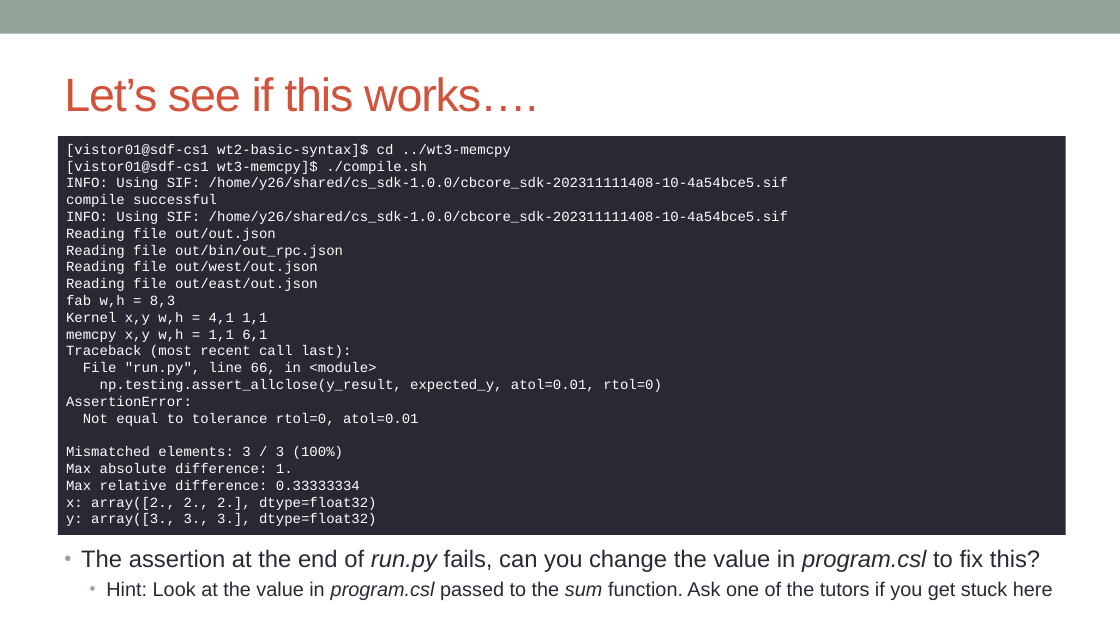
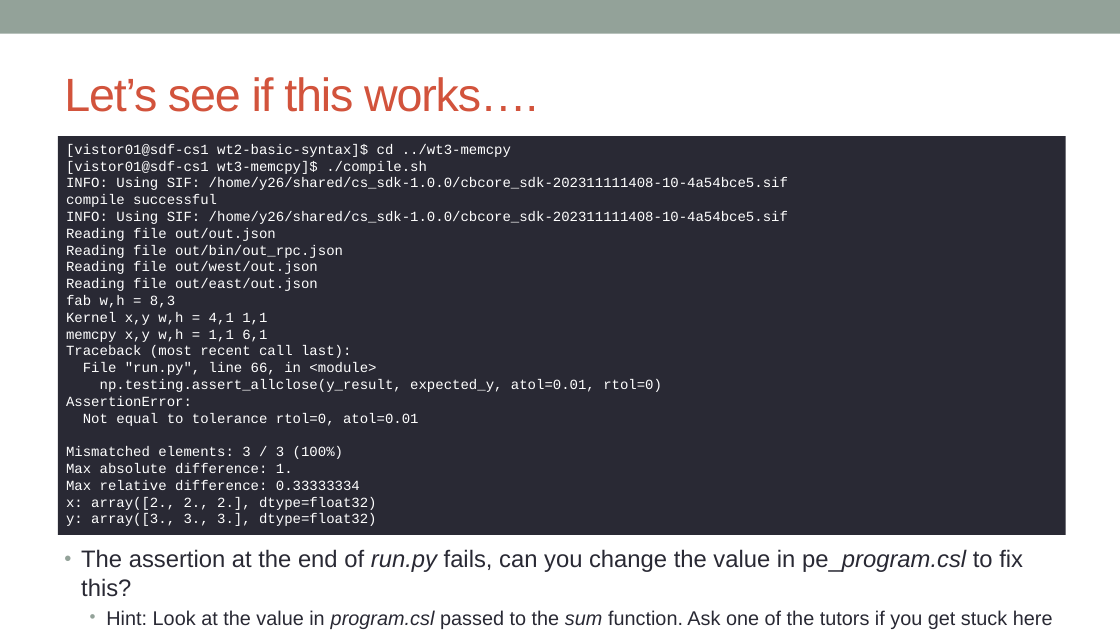
Before and after one commit to EPCCed/cs2-sdk-training, a slide deck: slide 23 of lectures/powerpoints/SDK-walkthrough-part-one.pptx. Drawn at 1120x630 pixels with LibreOffice and Linux fonts; fonts in the diff are those of the drawing. Boxes give left, top, right and bottom in pixels: in the first picture for what was removed or moved away, otherwise in the second. Text is boxed around its words. In the diff, an @@ line names an element or a change of style, - is before the commit and + after.

```diff
--- a/lectures/powerpoints/SDK-walkthrough-part-one.pptx
+++ b/lectures/powerpoints/SDK-walkthrough-part-one.pptx
@@ text at bbox=[81, 549, 1023, 597]: text changed @@
-• The assertion at the end of run.py fails, can you change the value in program.csl to fix this?
+• The assertion at the end of run.py fails, can you change the value in pe_program.csl to fix this?
```
Also in this commit, not shown: 5 other slides changed, 1 other file.
